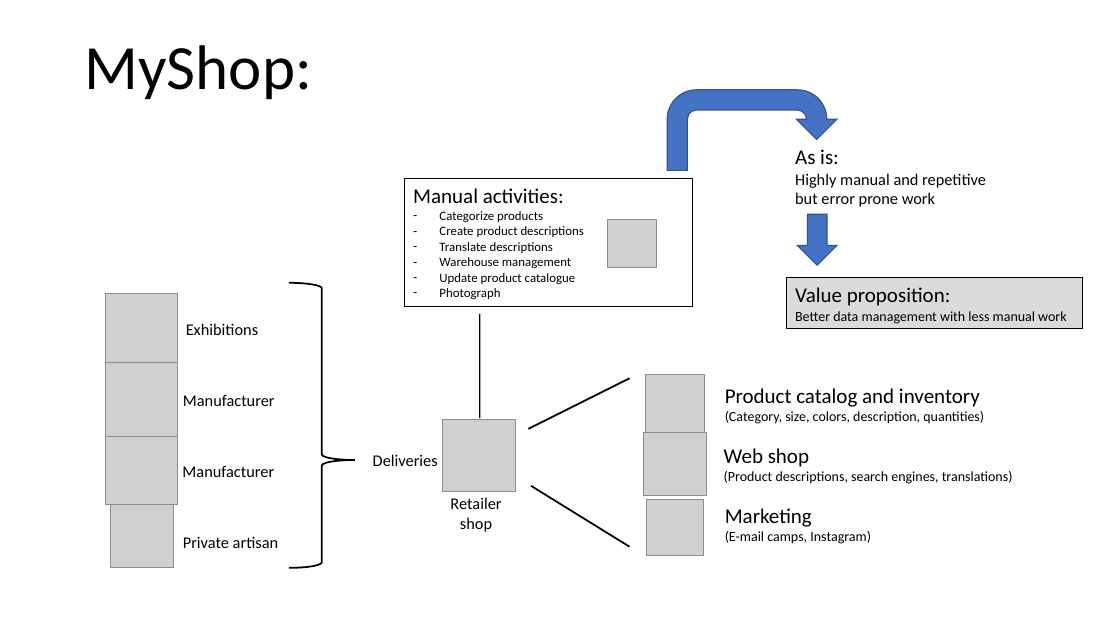
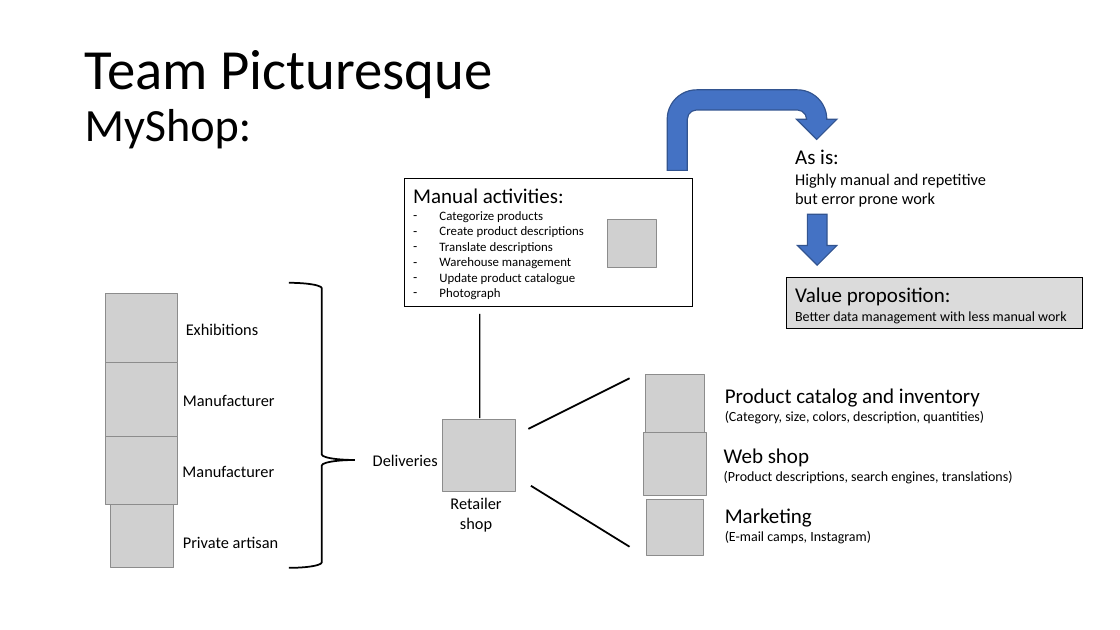
Before and after one commit to joeybronner/ml-hackathon-copenhagen-2019, a slide deck: slide 1 of Teams/MyShop/MyShop.pptx. Drawn at 1120x630 pixels with LibreOffice and Linux fonts; fonts in the diff are those of the drawing; grey boxes stand for pictures. Boxes give left, top, right and bottom in pixels: in the first picture for what was removed or moved away, otherwise in the second. Text is boxed around its words. In the diff, an @@ line names an element or a change of style, - is before the commit and + after.

```diff
--- a/Teams/MyShop/MyShop.pptx
+++ b/Teams/MyShop/MyShop.pptx
@@ title at box(85, 50, 493, 149): text changed; size 54 to 48.6 pt @@
-MyShop:
+Team Picturesque
+MyShop:
```
Also in this commit, not shown: 1 other slide changed.
